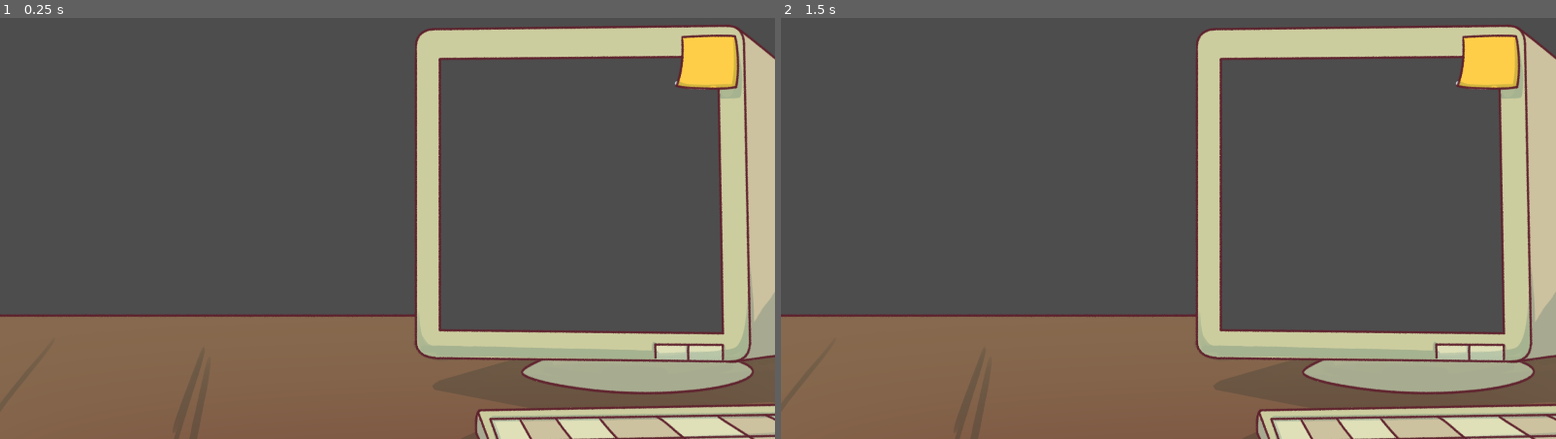
Above: before the commit, frames 1-2 (left to right).
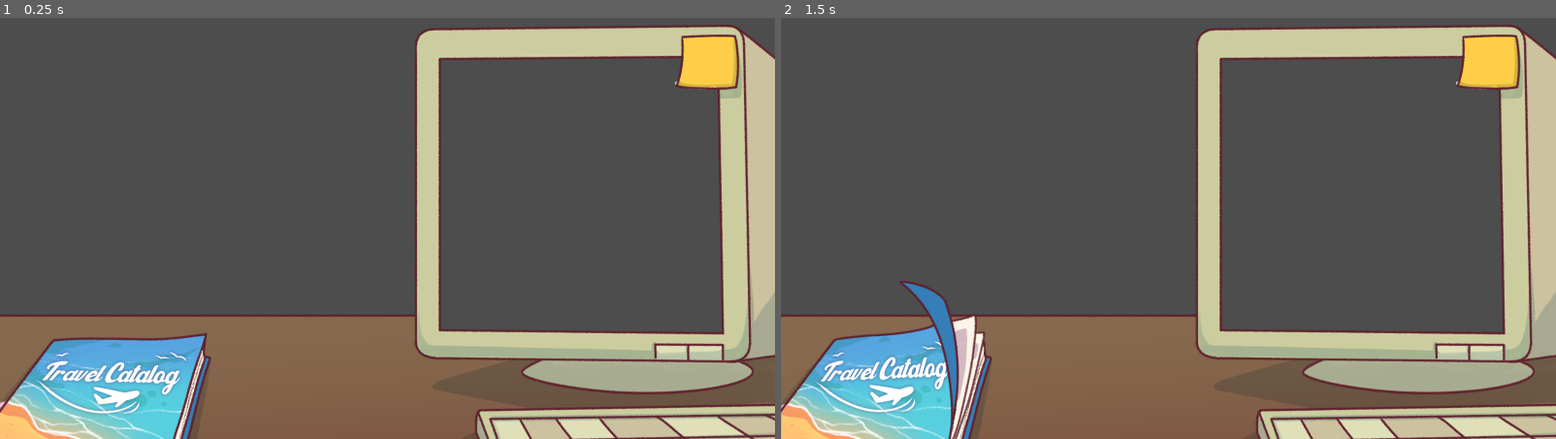
Above: after the commit, the same moments.

Repository: AgonGuri/vacation_please
Game: Godot game, scene res://scenes/main_layout.tscn
Two runs of this game, one before a commit and one after it. Both use one fixed random seed, a clock stepped at 60 frames per second and the inputs below. This scene is started directly instead of the project's main scene.
Inputs (mouse positions are in pixels of both pictures, inside the frame that each line leads up to):
- Up to frame 1 (0.25 s): no input
- Up to frame 2 (1.5 s): click (1168, 220) at 0.52 s; click (1168, 220) at 1.27 s

The runs differ from the first frame. In frame 1, 5.7% of the frame differs, in the area x 0-28%, y 74-100%; in frame 2, 6.3%, in the area x 0-28%, y 62-100%.

Commit message:
added resource for client

Diff:
--- /dev/null
+++ b/client_res/client_resource_example.tres
@@ -0,0 +1,10 @@
+[gd_resource type="Resource" script_class="CustomerResource" load_steps=2 format=3 uid="uid://dqnesgqkehx8k"]
+
+[ext_resource type="Script" uid="uid://gekfvna5qo3b" path="res://scripts/customer_restource.gd" id="1_p16ik"]
+
+[resource]
+script = ExtResource("1_p16ik")
+name = "Milipiede"
+condition = "One leg not working"
+price = 50000
+metadata/_custom_type_script = "uid://gekfvna5qo3b"
--- a/scenes/game_scene.tscn
+++ b/scenes/game_scene.tscn
@@ -1,29 +1,22 @@
-[gd_scene load_steps=6 format=3 uid="uid://c3dw622hbdcoc"]
+[gd_scene load_steps=6 format=3 uid="uid://bxolwk8n0rwfo"]
 
 [ext_resource type="Script" uid="uid://bd4ibh4fabtci" path="res://scripts/game_scene.gd" id="1_w5aja"]
-[ext_resource type="Texture2D" uid="uid://dre26otq0evjt" path="res://Assets/catalog-cover-standin.jpg" id="2_bw6k5"]
 [ext_resource type="Script" uid="uid://bbqlr045k8se6" path="res://scripts/catalogue.gd" id="2_onqr8"]
-[ext_resource type="Texture2D" uid="uid://bkr2trsd3c7th" path="res://Assets/catalog-cover-standin-hover.jpg" id="3_y3j0m"]
-[ext_resource type="Texture2D" uid="uid://udilxfegvtjs" path="res://Assets/catalogue_stand_in.jpg" id="3_ycayy"]
+[ext_resource type="Texture2D" uid="uid://co4verei2hgtj" path="res://assets/interactable/catalog_1.png" id="2_y3j0m"]
+[ext_resource type="Texture2D" uid="uid://svr384p4hlgd" path="res://assets/interactable/catalog_2.png" id="3_rurhu"]
+[ext_resource type="Texture2D" uid="uid://udilxfegvtjs" path="res://assets/catalogue_stand_in.jpg" id="3_ycayy"]
 
 [node name="game_scene" type="Node2D"]
 script = ExtResource("1_w5aja")
 
 [node name="catalogue" type="TextureButton" parent="."]
-offset_left = 71.0
-offset_top = 381.0
-offset_right = 1001.0
-offset_bottom = 1585.0
-rotation = -0.5235988
-scale = Vector2(0.13706383, 0.13180342)
-toggle_mode = true
-texture_normal = ExtResource("2_bw6k5")
-texture_hover = ExtResource("3_y3j0m")
+offset_right = 1920.0
+offset_bottom = 1204.0
+texture_normal = ExtResource("2_y3j0m")
+texture_hover = ExtResource("3_rurhu")
 script = ExtResource("2_onqr8")
 
 [node name="openCatalogue" type="Sprite2D" parent="catalogue"]
 visible = false
 position = Vector2(544.4768, 64.93857)
-rotation = 0.5235988
-scale = Vector2(0.7, 0.7)
 texture = ExtResource("3_ycayy")
--- a/scenes/main_layout.tscn
+++ b/scenes/main_layout.tscn
@@ -1,9 +1,17 @@
-[gd_scene load_steps=2 format=3 uid="uid://cd1qh4dq3i4wr"]
+[gd_scene load_steps=4 format=3 uid="uid://cd1qh4dq3i4wr"]
 
 [ext_resource type="Texture2D" uid="uid://by6ojocygd2dp" path="res://assets/layout/frony_layout.png" id="1_7rr3c"]
+[ext_resource type="Texture2D" uid="uid://co4verei2hgtj" path="res://assets/interactable/catalog_1.png" id="2_vjpme"]
+[ext_resource type="Texture2D" uid="uid://svr384p4hlgd" path="res://assets/interactable/catalog_2.png" id="3_4jnhx"]
 
 [node name="main_layout" type="Node2D"]
 
 [node name="FronyLayout" type="Sprite2D" parent="."]
 position = Vector2(960, 540)
 texture = ExtResource("1_7rr3c")
+
+[node name="catalogBTN" type="TextureButton" parent="."]
+offset_right = 40.0
+offset_bottom = 40.0
+texture_normal = ExtResource("2_vjpme")
+texture_hover = ExtResource("3_4jnhx")
--- /dev/null
+++ b/scripts/customer_restource.gd
@@ -0,0 +1,9 @@
+extends Resource
+class_name CustomerResource
+
+@export var name: String
+@export var condition: String
+@export var price: int
+@export var portrait: Texture2D
+@export var insured: bool
+@export var lie: String
Not shown, changed: Assets/catalog-cover-standin-hover.jpg.import
Not shown, changed: Assets/catalog-cover-standin.jpg.import
Not shown, changed: Assets/catalogue_stand_in.jpg.import
Not shown: 1 places in scenes/layout_test.tscn that only renumber resources
Not shown, added: scripts/customer_restource.gd.uid
